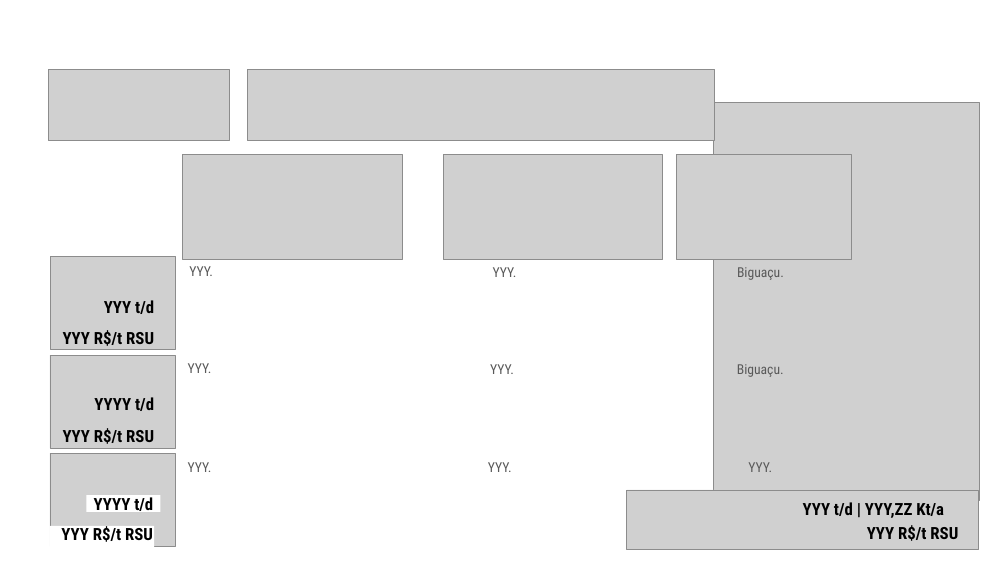
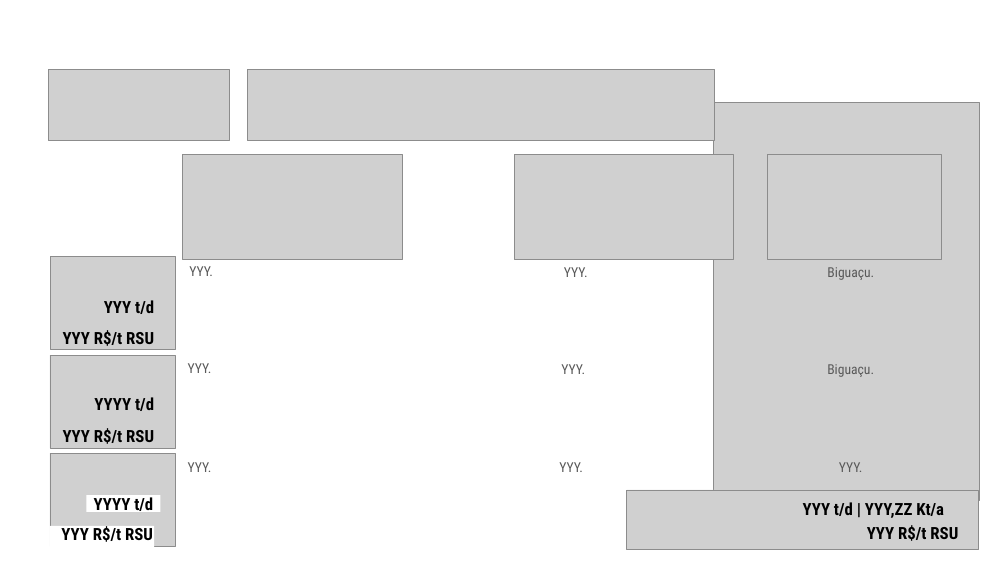
Before and after one commit to cristiansimioni/gestaoregionalizadarsu, a slide deck: slide 8 of templates/Infográficos.pptx. Drawn at 1008x567 pixels with LibreOffice and Linux fonts; fonts in the diff are those of the drawing; grey boxes stand for pictures; background and template pictures are left out. Boxes give left, top, right and bottom in pixels: in the first picture for what was removed or moved away, otherwise in the second. Text is boxed around its words. In the diff, an @@ line names an element or a change of style, - is before the commit and + after.

```diff
--- a/templates/Infográficos.pptx
+++ b/templates/Infográficos.pptx
@@ 3 texts, 1 picture: place and size @@
-3 texts, 1 picture at (443, 155, 662, 472)
+3 texts, 1 picture at (514, 155, 734, 472)
@@ 3 texts, 1 picture: place and size @@
-3 texts, 1 picture at (677, 155, 851, 472)
+3 texts, 1 picture at (768, 155, 942, 472)
```
Also in this commit, not shown: 2 other slides changed, 3 other files.
